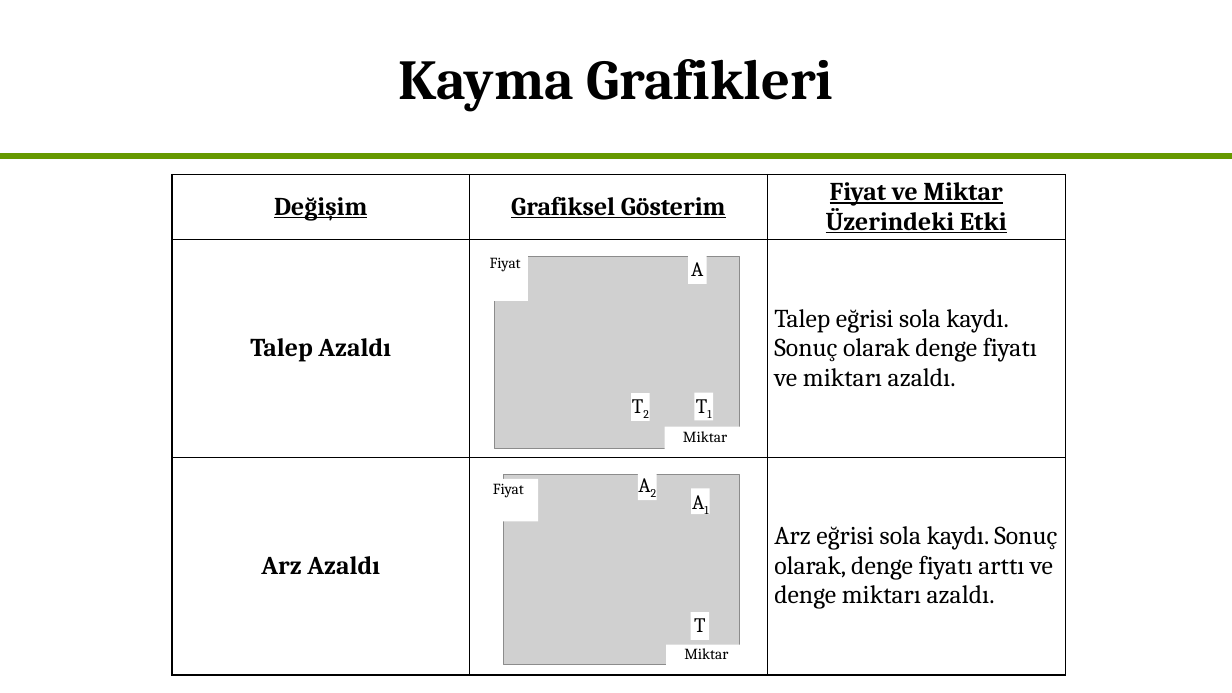
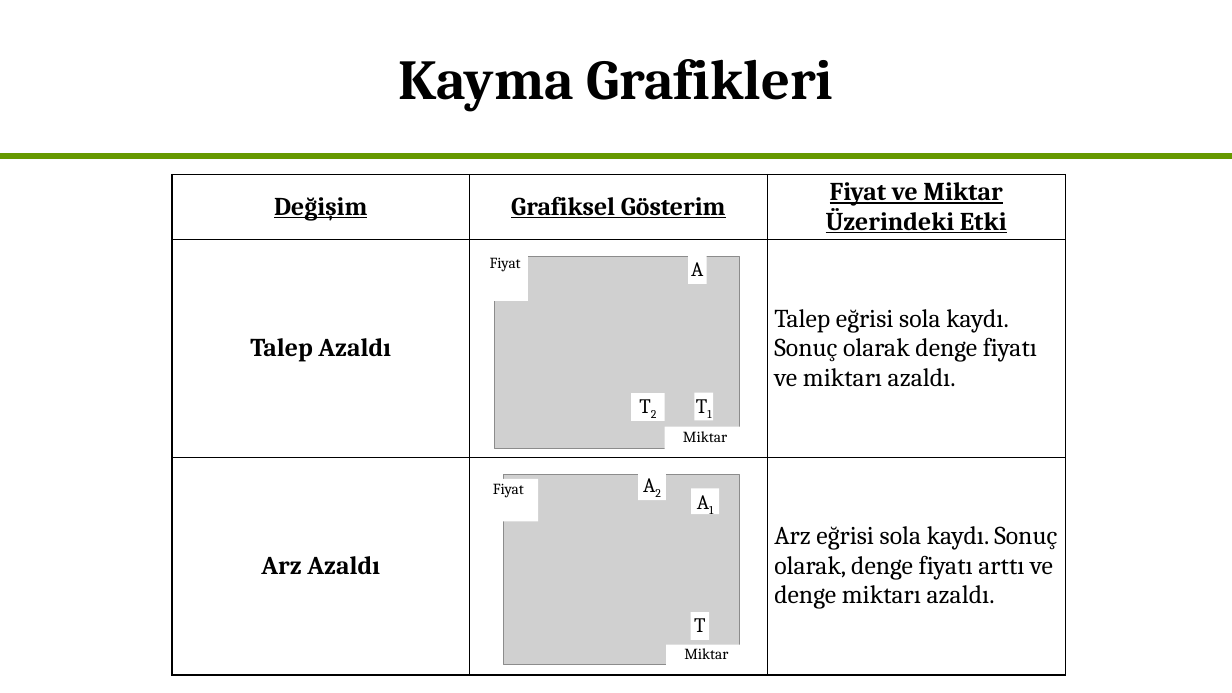
Before and after one commit to akademiekonometri/akademi-ekonometri-academic, a slide deck: slide 58 of static/repo/akek/courses/ekonomi/Ekonomi - Hafta 3 (Kara).pptx. Drawn at 1232x693 pixels with LibreOffice and Linux fonts; fonts in the diff are those of the drawing; grey boxes stand for pictures. Boxes give left, top, right and bottom in pixels: in the first picture for what was removed or moved away, otherwise in the second. Text is boxed around its words. In the diff, an @@ line names an element or a change of style, - is before the commit and + after.

```diff
--- a/static/repo/akek/courses/ekonomi/Ekonomi - Hafta 3 (Kara).pptx
+++ b/static/repo/akek/courses/ekonomi/Ekonomi - Hafta 3 (Kara).pptx
@@ rectangle "T2": place and size @@
-rectangle "T2" at (631, 393, 650, 421)
+rectangle "T2" at (631, 393, 665, 421)
@@ rectangle "A2": place and size @@
-rectangle "A2" at (639, 472, 657, 500)
+rectangle "A2" at (639, 472, 666, 500)
@@ rectangle "A1": place and size @@
-rectangle "A1" at (691, 489, 710, 515)
+rectangle "A1" at (691, 489, 719, 515)
```
Also in this commit, not shown: 2 other slides changed, 14 other files.
